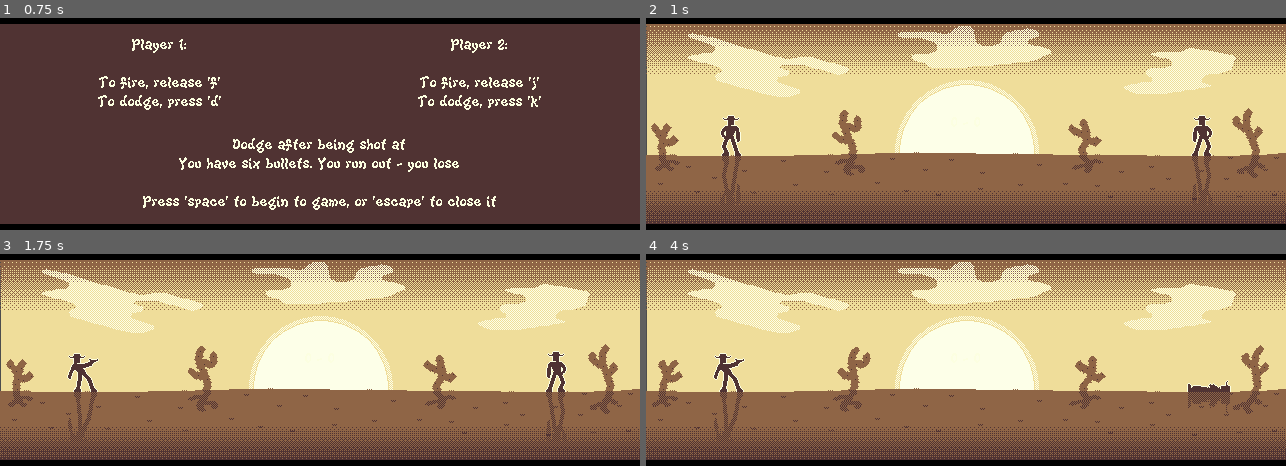
Above: before the commit, frames 1-4 (two rows, left to right).
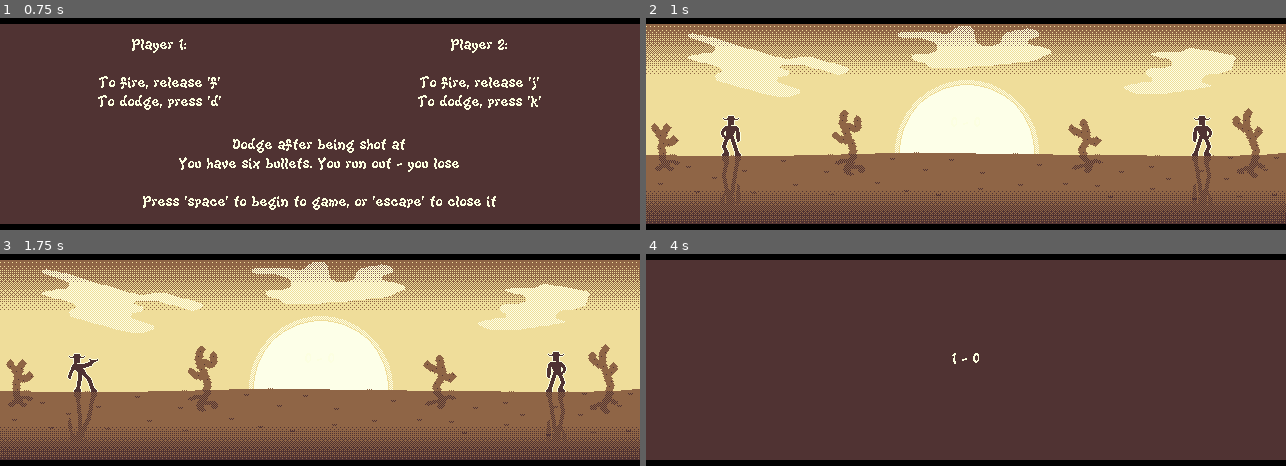
Above: after the commit, the same moments.

Repository: t3chno8uddha/it-s-a-mild-mild-mild-mild-west
Game: Godot game, scene res://nodes/gameplay.gd.tscn
Same seed, same stepped clock (60 frames per second), same inputs: the game is played once before the commit and once after it.
Inputs:
- Up to frame 1 (0.75 s): tap D (1_dodge) at 0.5, 0.6 s
- Up to frame 2 (1 s): tap Space at 0.77 s
- Up to frame 3 (1.75 s): tap F (1_fire) at 1.35 s; tap Space at 1.52 s
- Up to frame 4 (4 s): tap K (2_dodge) at 2.1 s; tap J (2_fire) at 2.85 s; tap Space at 3.02, 3.77 s; tap D (1_dodge) at 3.6 s

Frame 1 is identical in both runs. In frame 2, less than 0.1% of the frame differs, in the area x 0-1%, y 3-65%; in frame 3, less than 0.1%; in frame 4, 85%, in the area x 0-100%, y 2-97%.

Commit message:
Sped the pace up

Diff:
--- a/code/game.gd
+++ b/code/game.gd
@@ -18,10 +18,10 @@
 var previous_action = ""
 
 @export var t_window = 0.25
-@export var t_fade = 2
-@export var t_cooldown = 1
+@export var t_fade = 1.5
+@export var t_cooldown = 0.5
 @export var t_flash = 0.1
-@export var t_score = 2
+@export var t_score = 1.5
 
 @export var fire_effects = []
 @export var hammer_effects = []
@@ -157,7 +157,7 @@
 
 		action_playing = false
 
-	await get_tree().create_timer(t_cooldown - t_window).timeout
+	await get_tree().create_timer(t_cooldown).timeout
 
 	if !game_over:
 		if p_ammo[p_num] == 0:
--- a/nodes/gameplay.gd.tscn
+++ b/nodes/gameplay.gd.tscn
@@ -49,6 +49,9 @@
 
 [node name="gameplay" type="Node"]
 script = ExtResource("1_8mbv1")
+t_fade = 2.0
+t_cooldown = 0.25
+t_score = 1.0
 t_timer = 0.5
 
 [node name="camera" type="Camera2D" parent="."]
@@ -57,7 +60,6 @@
 
 [node name="sky" type="Sprite2D" parent="environment_bg"]
 texture_filter = 1
-position = Vector2(1, 0)
 texture = ExtResource("2_4ukku")
 
 [node name="sky_d" type="Sprite2D" parent="environment_bg"]
--- a/project.godot
+++ b/project.godot
@@ -19,7 +19,9 @@
 
 window/size/viewport_width=640
 window/size/viewport_height=360
+window/size/mode=3
 window/stretch/mode="viewport"
+window/stretch/aspect="expand"
 window/stretch/scale_mode="integer"
 window/vsync/vsync_mode=0
 
Binary file changed: icon.png
Not shown, changed: exports/Linux/It's a Mild Mild Mild Mild West.pck
Not shown, changed: exports/M4W.zip
Not shown, changed: exports/Windows/It's a Mild Mild Mild Mild West.pck
